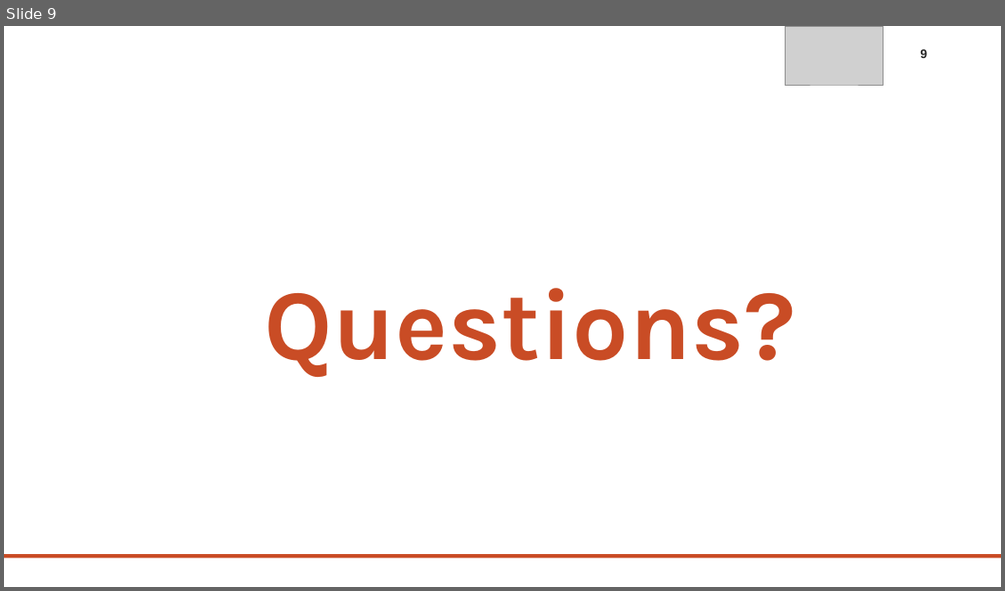
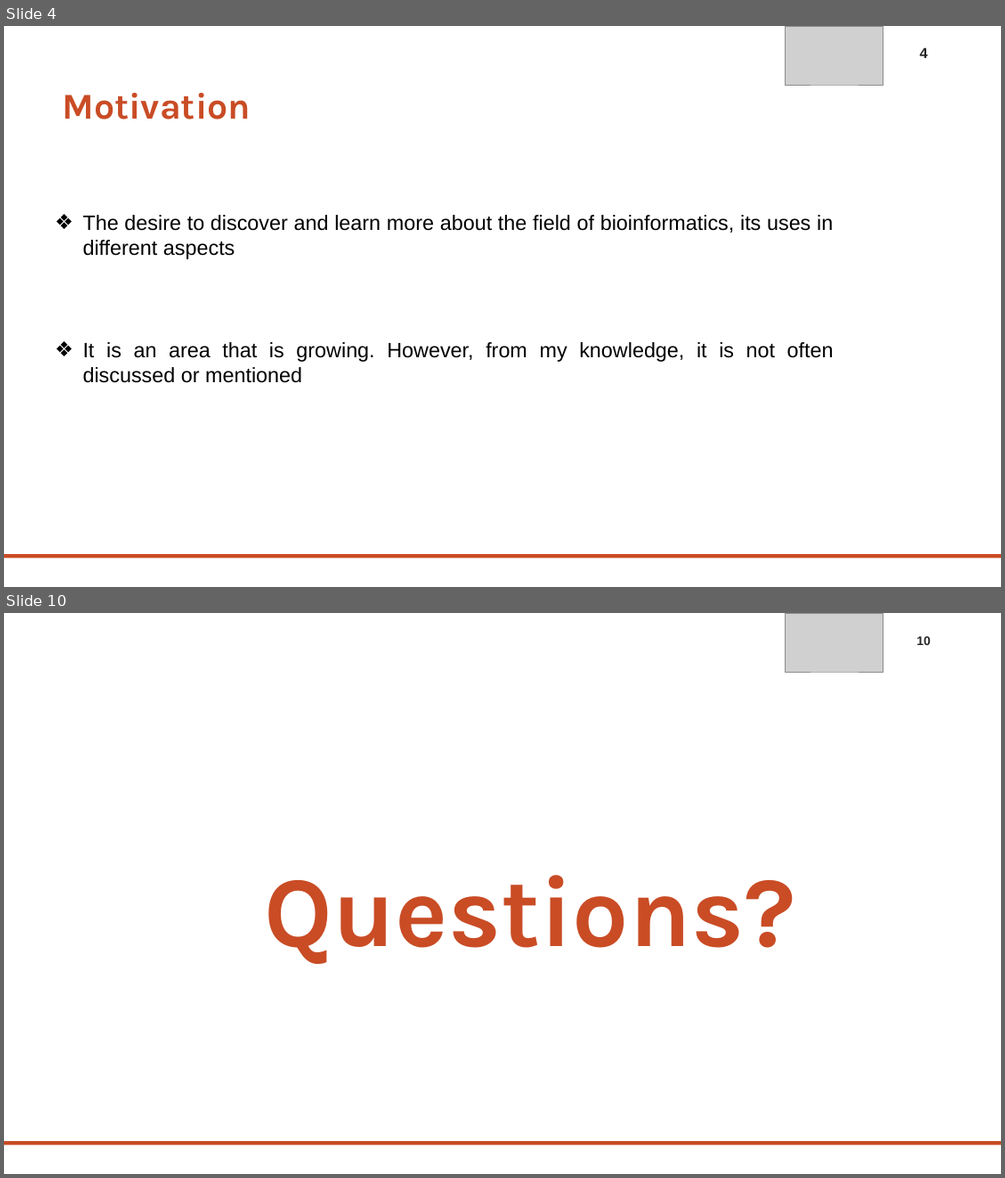
Before and after one commit to LuisFonseca98/Mestrado, a slide deck: AB/Apresentacao/APRESENTACAO_AB.pptx. Shown one above the other, each under a label of ours: slide 9 before the commit, slides 4 and 10 after it; the slides between them are not shown. The pictures are 1005x591 and 1005x1178 pixels, drawn with LibreOffice and Linux fonts; fonts in the diff are those of the drawing; grey boxes stand for pictures; background and template pictures are left out. Boxes give left, top, right and bottom in pixels: in the first picture for what was removed or moved away, otherwise in the second. Text is boxed around its words. In the diff, an @@ line names an element or a change of style, - is before the commit and + after.

```diff
--- a/AB/Apresentacao/APRESENTACAO_AB.pptx
+++ b/AB/Apresentacao/APRESENTACAO_AB.pptx
@@ slide 4 added at (x1=4, y1=26, x2=1001, y2=587), background #FFFFFF @@
@@ picture added at (x1=785, y1=26, x2=883, y2=85) @@
@@ page number added at (x1=920, y1=47, x2=928, y2=58), 14 pt, text #262626, bold @@
+4
@@ text added at (x1=63, y1=93, x2=251, y2=119), 35 pt, text #C94C25, bold @@
+Motivation
@@ text added at (x1=83, y1=215, x2=833, y2=259), 20 pt, text #000000 @@
+❖ The desire to discover and learn more about the field of bioinformatics, its uses in different aspects
@@ text added at (x1=83, y1=342, x2=833, y2=383), 20 pt, text #000000 @@
+❖ It is an area that is growing. However, from my knowledge, it is not often discussed or mentioned
@@ rectangle added at (x1=4, y1=554, x2=1001, y2=557), fill #C94C25 @@
@@ what was slide 9 is now slide 10 @@
@@ page number at (x1=916, y1=636, x2=930, y2=645): text changed @@
-9
+10
```
Also in this commit, not shown: 5 slides changed, 3 other slides added, 3 slides removed, 2 other files.
